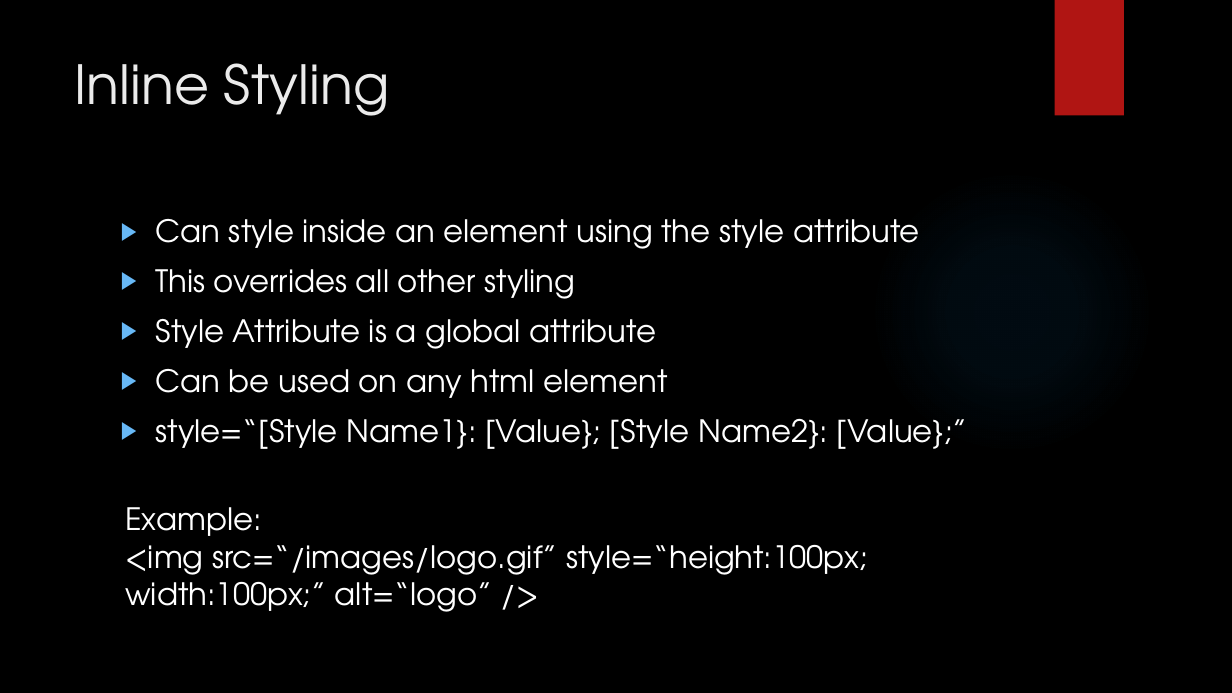
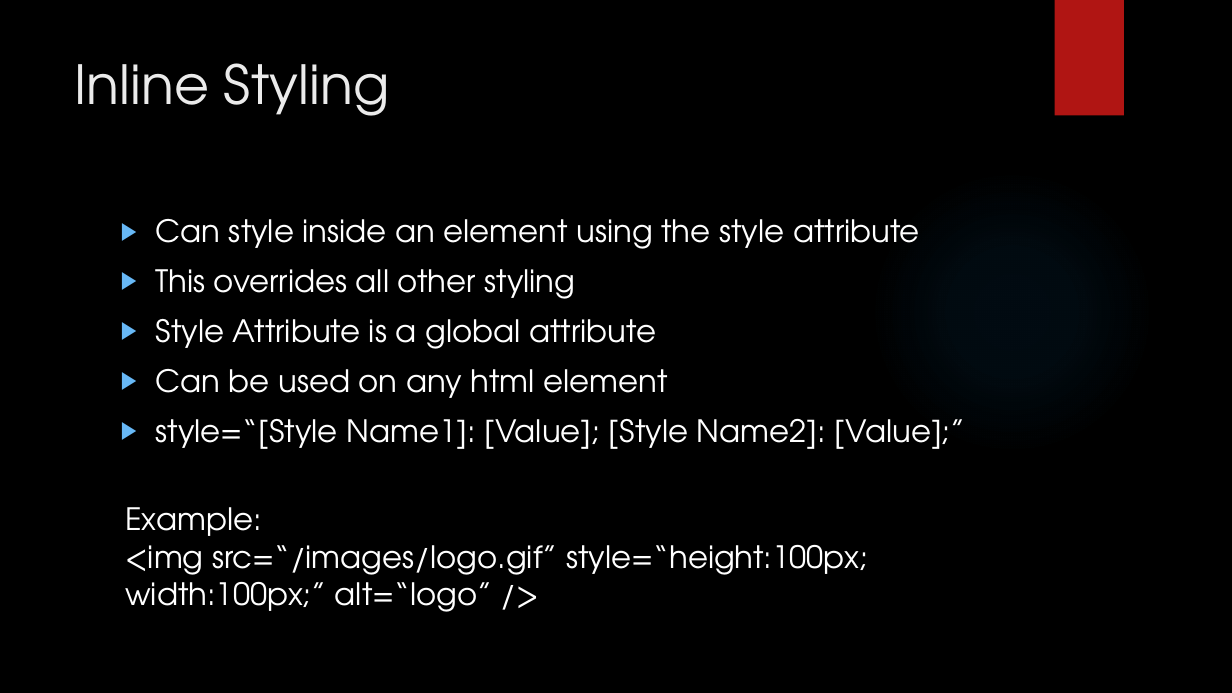
Before and after one commit to LogolsLLC/Logols-May2018, a slide deck: slide 3 of Slides/09_CSS_TrainingPlan.pptx. Drawn at 1232x693 pixels with LibreOffice and Linux fonts; fonts in the diff are those of the drawing; background and template pictures are left out. Boxes give left, top, right and bottom in pixels: in the first picture for what was removed or moved away, otherwise in the second. Text is boxed around its words. In the diff, an @@ line names an element or a change of style, - is before the commit and + after.

Commit message:
slide updates

```diff
--- a/Slides/09_CSS_TrainingPlan.pptx
+++ b/Slides/09_CSS_TrainingPlan.pptx
@@ text at (x1=155, y1=419, x2=966, y2=449): text changed @@
-▶ style=“[Style Name1}: [Value}; [Style Name2}: [Value};”
+▶ style=“[Style Name1]: [Value]; [Style Name2]: [Value];”
```
Also in this commit, not shown: 2 other files.
